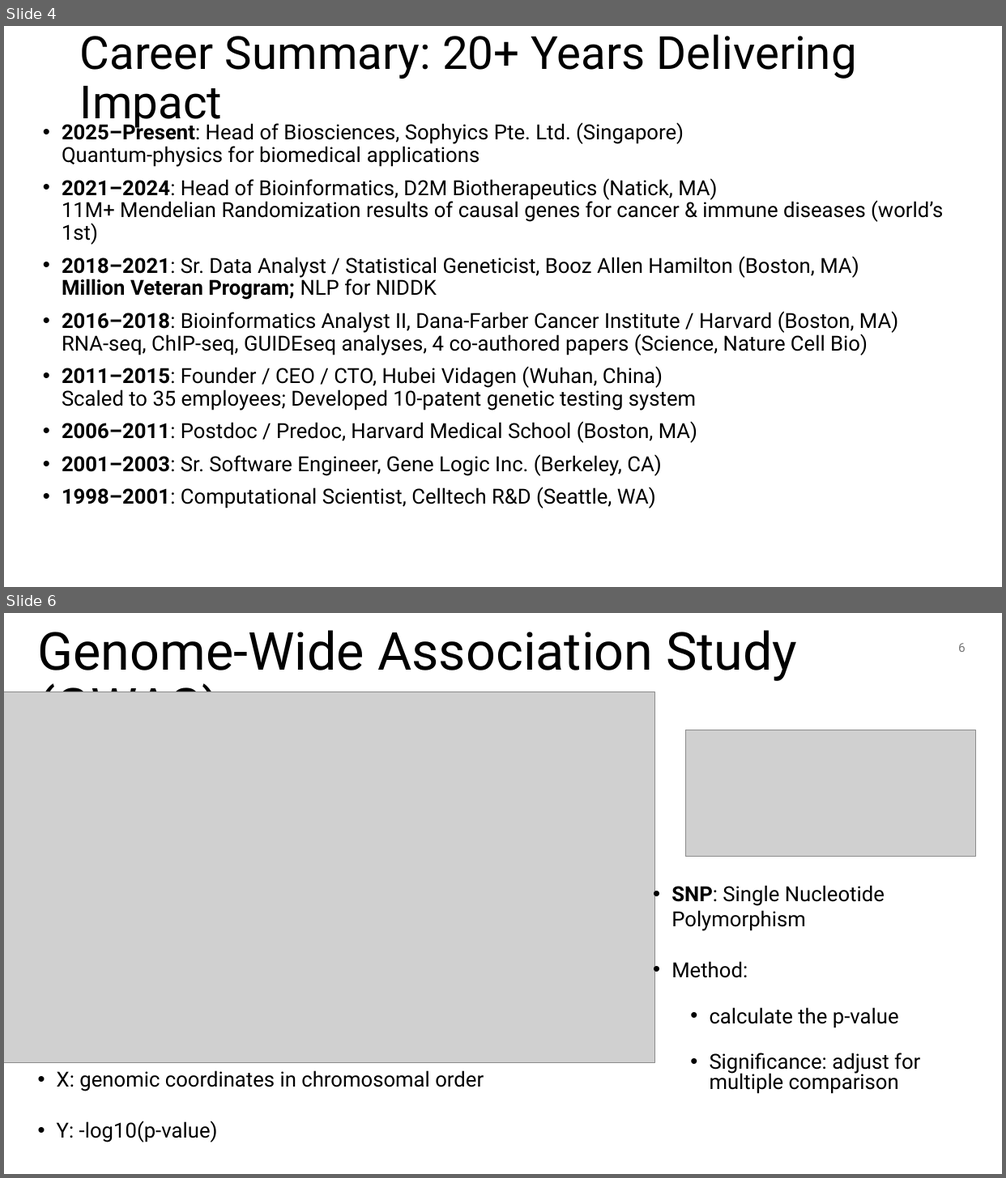
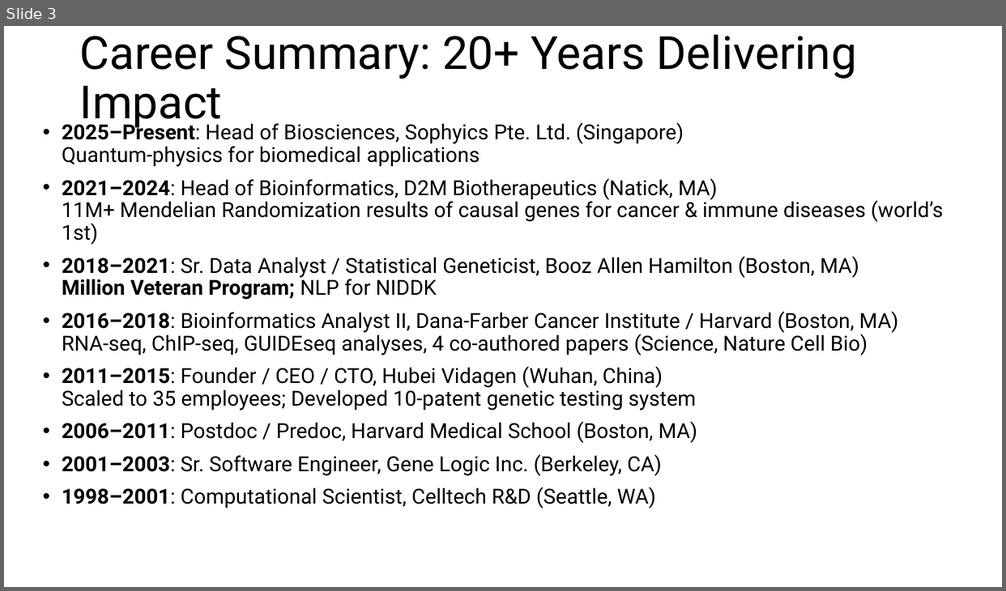
Before and after one commit to mocksu/resume, a slide deck: gtiit.presentation.1.0.pptx. Shown one above the other, each under a label of ours: slides 4 and 6 before the commit, slide 3 after it; the slides between them are not shown. The pictures are 1006x1178 and 1006x591 pixels, drawn with LibreOffice and Linux fonts; fonts in the diff are those of the drawing; grey boxes stand for pictures. Boxes give left, top, right and bottom in pixels: in the first picture for what was removed or moved away, otherwise in the second. Text is boxed around its words. In the diff, an @@ line names an element or a change of style, - is before the commit and + after.

```diff
--- a/gtiit.presentation.1.0.pptx
+++ b/gtiit.presentation.1.0.pptx
@@ slide 6 removed at <box>4,613,1002,1174</box>, background #FFFFFF @@
@@ title removed at <box>38,630,797,692</box> @@
-Genome-Wide Association Study (GWAS)
@@ page number removed at <box>958,643,965,652</box> @@
-6
@@ picture removed at <box>4,692,654,1063</box> @@
@@ picture removed at <box>686,730,977,856</box> @@
@@ text removed at <box>671,885,920,1094</box> @@
-• SNP: Single Nucleotide Polymorphism
-• Method:
-  • calculate the p-value
-  • Significance: adjust for multiple comparison
@@ text removed at <box>57,1071,484,1143</box> @@
-• X: genomic coordinates in chromosomal order
-• Y: -log10(p-value)
@@ what was slide 4 is now slide 3 @@
```
Also in this commit, not shown: 9 slides changed, 4 other slides removed, 3 other files.
